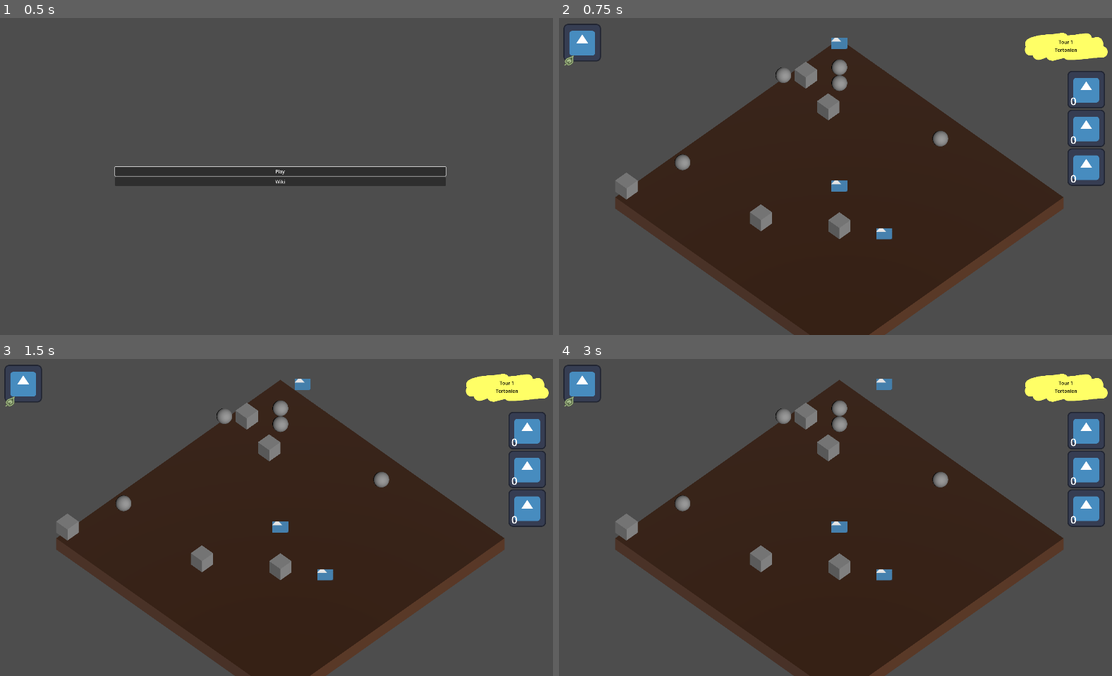
Above: before the commit, frames 1-4 (two rows, left to right).
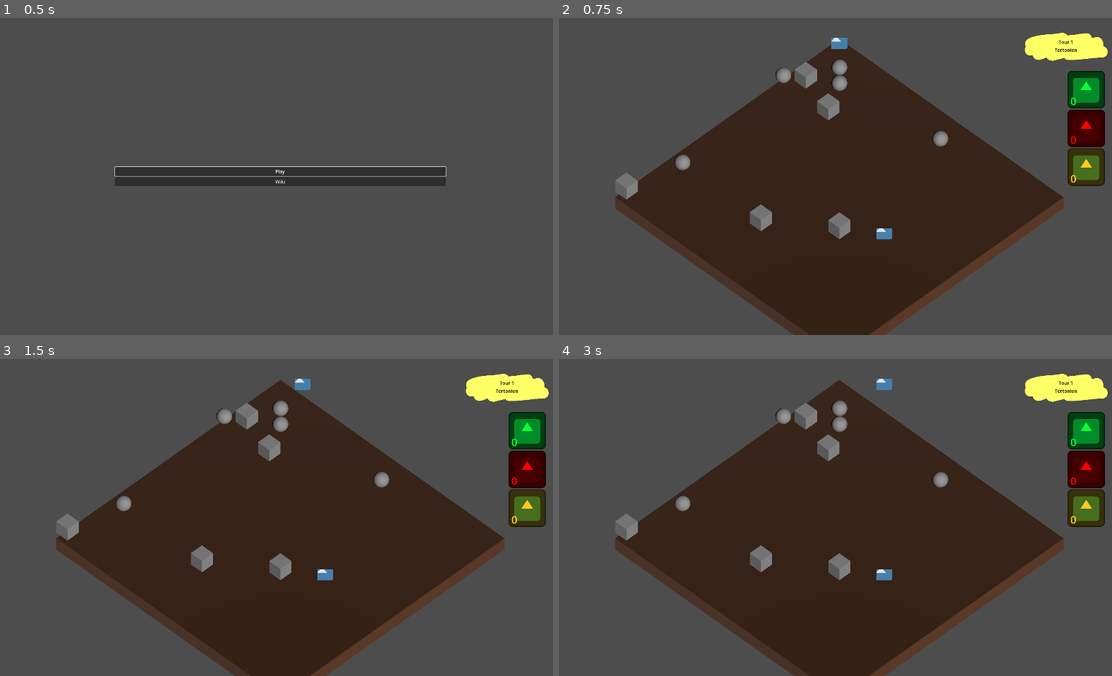
Above: after the commit, the same moments.

Repository: nialsiG/Carthage
Game: Godot game, scene res://Screens/StartScreen.tscn
The game is run twice, just before and just after one commit, with the same random seed, the same clock (stepped at 60 frames per second) and the same inputs. The engine's default icon, where the game draws it, is replaced by a stand-in: a white triangle on a blue panel in a dark square.
Inputs (mouse positions are in pixels of both pictures, inside the frame that each line leads up to):
- Up to frame 1 (0.5 s): no input
- Up to frame 2 (0.75 s): click "Play" at 0.5 s
- Up to frame 3 (1.5 s): tap Enter at 1.25 s; move the mouse to (403, 501) at 1.27 s; hold D (Right) from 1.28 s (still down); tap W (Top) at 1.35 s; click (403, 501) at 1.42 s
- Up to frame 4 (3 s): tap Space at 2 s; move the mouse to (724, 533) at 2.02 s; release D (Right) at 2.03 s; hold Down (Down) 2.03-2.78 s; tap W (Top) at 2.1, 2.85 s; tap Enter at 2.75 s; move the mouse to (896, 447) at 2.77 s; hold D (Right) from 2.78 s (still down)

Frame 1 is identical in both runs. In frame 2, 3.0% of the frame differs, in the area x 0-99%, y 1-55%; in frame 3, 3.0%; in frame 4, 3.0%.
Error before the commit: Invalid call. Nonexistent function 'GetMapItems' in base 'Nil'. (res://Screens/game_screen.gd:108)
Error after the commit: Invalid call. Nonexistent function 'GetMapItems' in base 'Nil'. (res://Screens/game_screen.gd:114)

Commit message:
delegate UI initialize to GameScreen

Diff:
--- a/game_jam_carthage/GameObjects/UI/game_ui.gd
+++ b/game_jam_carthage/GameObjects/UI/game_ui.gd
@@ -11,17 +11,6 @@
 @onready var herb_counter = %herb_food_counter
 
 @export var monkeys: Array[Monkey]
-
-func _ready():
-	# monkeys
-	var new_monkey = monkey.instantiate()
-	add_child(new_monkey)
-	monkeys.append(new_monkey)
-	print(monkeys)
-	UpdateMonkeyFaces(monkeys)
-	# period / counter
-	UpdateTurnCounter(1)
-	UpdatePeriod(_enums.PeriodType.TORTONIAN)
 
 func UpdateMonkeyFaces(monkeys: Array[Monkey]):
 	monkey_faces.Update(monkeys)
--- a/game_jam_carthage/GameObjects/UI/game_ui.tscn
+++ b/game_jam_carthage/GameObjects/UI/game_ui.tscn
@@ -91,12 +91,15 @@
 
 [node name="leaf_food_counter" parent="MarginContainer/FoodInventory/VBoxContainer" instance=ExtResource("5_boy8g")]
 unique_name_in_owner = true
+modulate = Color(0.02, 1, 0.216, 1)
 layout_mode = 2
 
 [node name="fruit_food_counter" parent="MarginContainer/FoodInventory/VBoxContainer" instance=ExtResource("5_boy8g")]
 unique_name_in_owner = true
+modulate = Color(1, 0, 0, 1)
 layout_mode = 2
 
 [node name="herb_food_counter" parent="MarginContainer/FoodInventory/VBoxContainer" instance=ExtResource("5_boy8g")]
 unique_name_in_owner = true
+modulate = Color(1, 0.7875, 0.15, 1)
 layout_mode = 2
--- a/game_jam_carthage/Screens/game_screen.gd
+++ b/game_jam_carthage/Screens/game_screen.gd
@@ -7,6 +7,7 @@
 @onready var mousePositionLabel : Label =  $Label
 @onready var _ground : Node3D = $Ground
 @onready var _mapGenerator : MapGenerator = $MapGenerator
+@onready var _gameUi: GameUi = $CanvasLayer/GameUi
 
 #var _tiles : Array[TileMap] = []
 var _map : Map
@@ -34,11 +35,16 @@
 				leader = element
 				leader.SetTile(_map.GetTilefromVec(ConvertPositionToTile(leader.position)))
 			if (!element.IsStray()):
+
 				monkeys.append(element)
 
 	if (leader == null):
 		leader = monkeys[0]
 		leader.SetLeader()
+	# Initial update UI
+	_gameUi.UpdateMonkeyFaces(monkeys)
+	_gameUi.UpdateTurnCounter(turn)
+	_gameUi.UpdatePeriod(enums.PeriodType.TORTONIAN)
 
 func _process(delta):
 	CheckLeaderMove()
